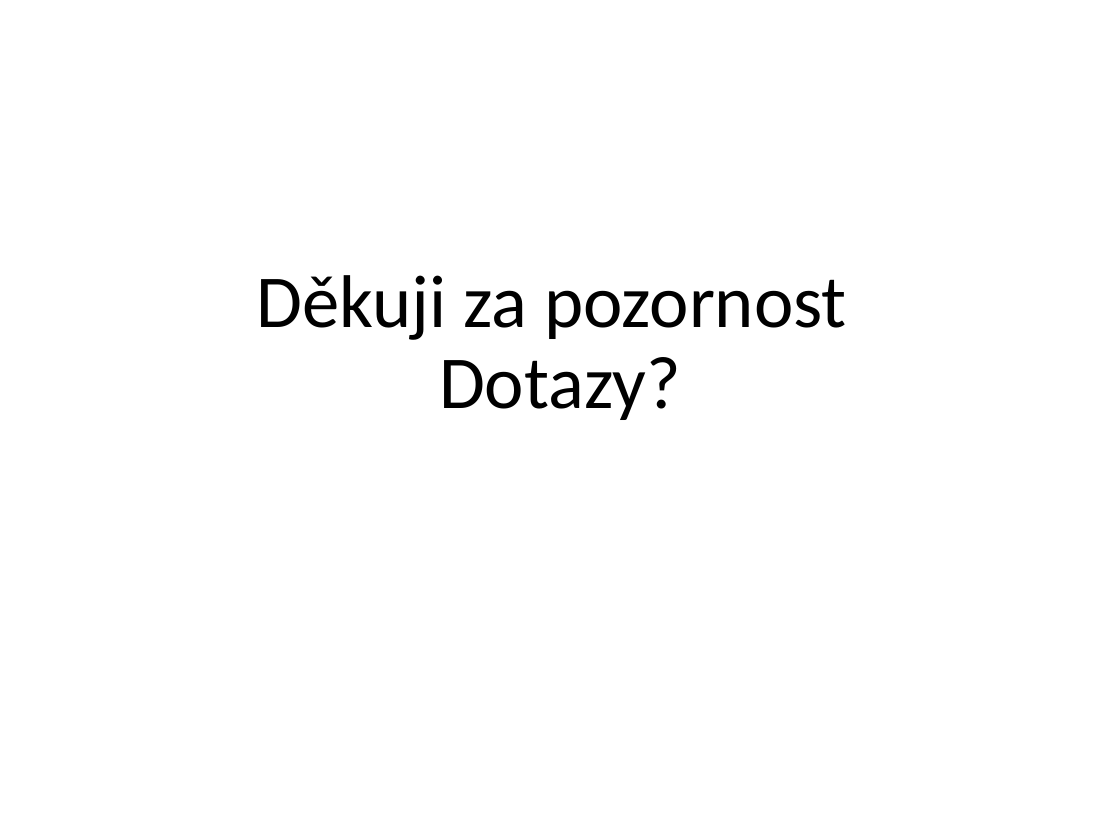
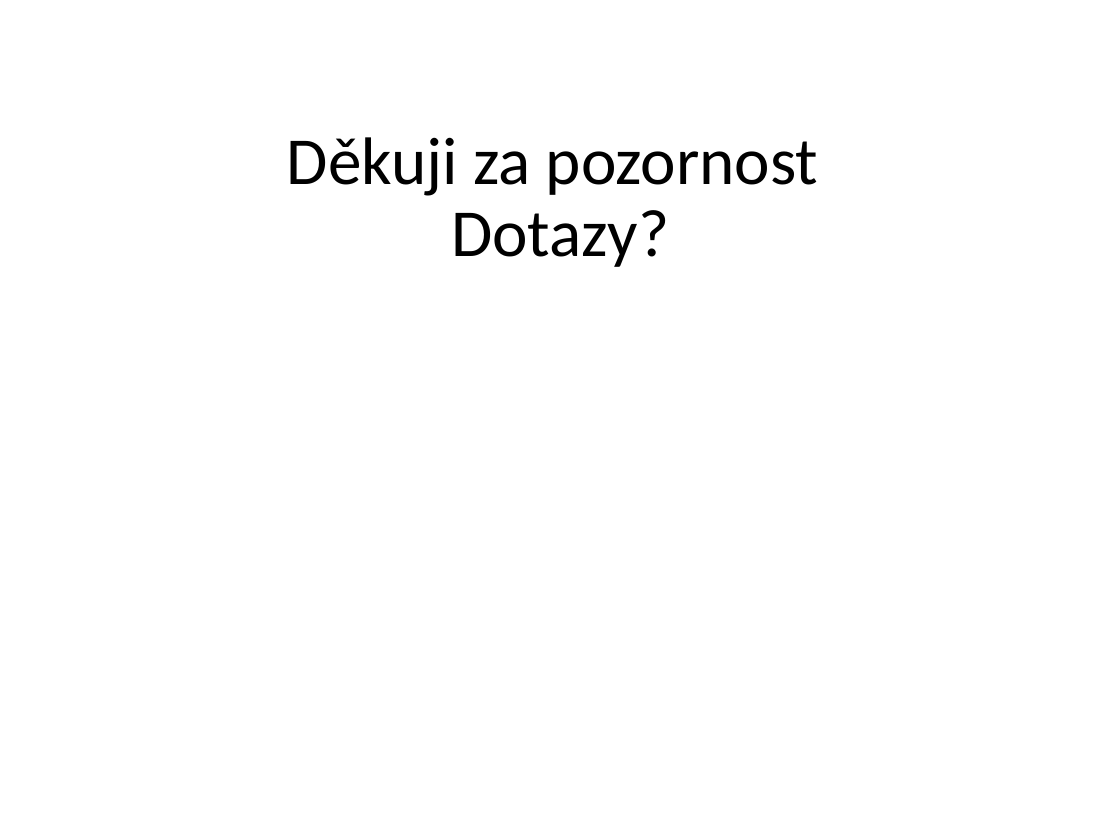
Before and after one commit to IronKnee22/Bakalarka, a slide deck: slide 20 of Obhajoba_darsamar.pptx. Drawn at 1120x840 pixels with LibreOffice and Linux fonts; fonts in the diff are those of the drawing; background and template pictures are left out. Boxes give left, top, right and bottom in pixels: in the first picture for what was removed or moved away, otherwise in the second. Text is boxed around its words. In the diff, an @@ line names an element or a change of style, - is before the commit and + after.

```diff
--- a/Obhajoba_darsamar.pptx
+++ b/Obhajoba_darsamar.pptx
@@ title "Děkuji za pozornost Dotazy?" at [287, 137, 818, 267]: size 48 to 43.2 pt @@
```
Also in this commit, not shown: 9 other slides changed, 1 slide added, 1 slide removed.
